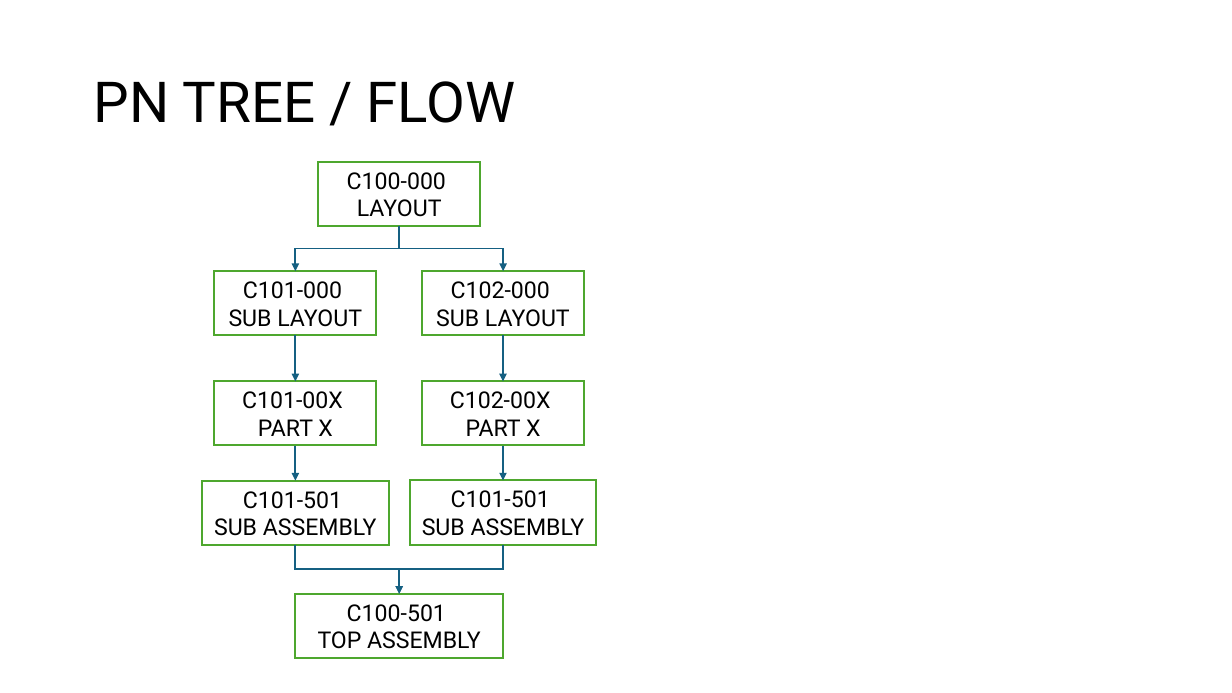
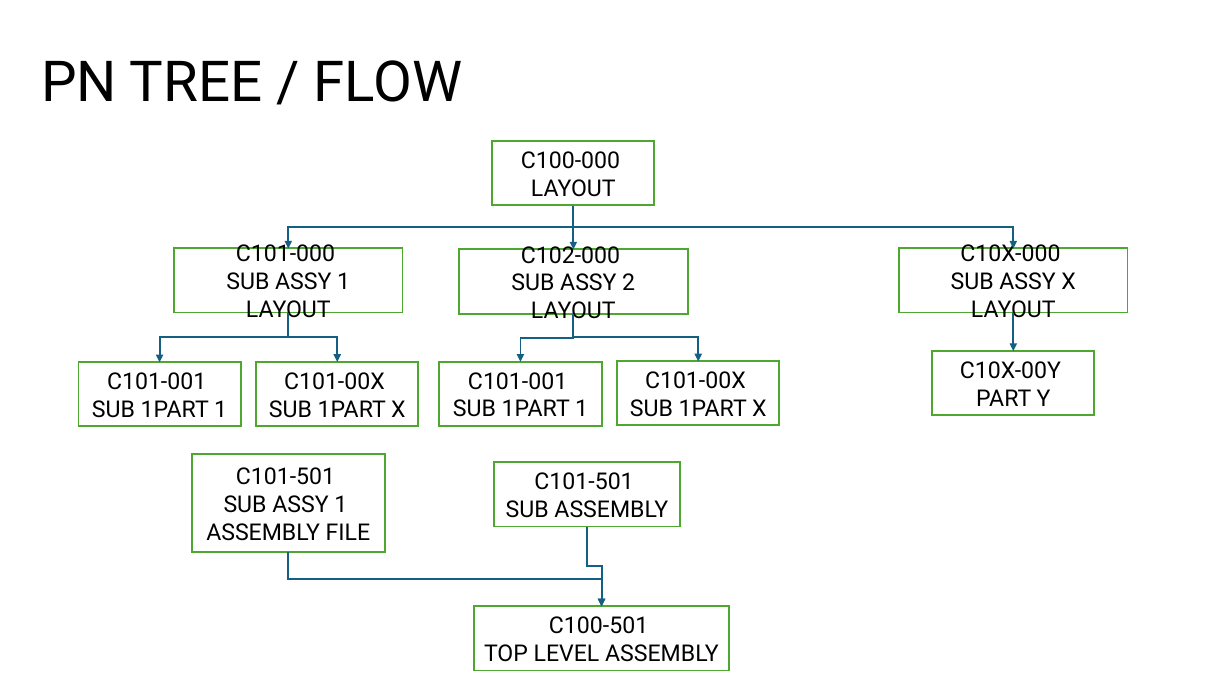
Before and after one commit to matt-lewton9/ME-463-Can-Crusher, a slide deck: slide 7 of So you want to Cad a part.pptx. Drawn at 1232x693 pixels with LibreOffice and Linux fonts; fonts in the diff are those of the drawing. Boxes give left, top, right and bottom in pixels: in the first picture for what was removed or moved away, otherwise in the second. Text is boxed around its words. In the diff, an @@ line names an element or a change of style, - is before the commit and + after.

```diff
--- a/So you want to Cad a part.pptx
+++ b/So you want to Cad a part.pptx
@@ title "PN TREE / FLOW": place and size @@
-title "PN TREE / FLOW" at (94,81,516,123)
+title "PN TREE / FLOW" at (41,60,463,102)
@@ rectangle "C100-000": place and size @@
-rectangle "C100-000" at (318,162,480,226)
+rectangle "C100-000" at (493,141,654,205)
@@ elbow arrow moved from (399, 226) - (296, 271) to (574, 205) - (288, 249) @@
@@ arrow moved from (503, 335) - (503, 382) to (574, 205) - (574, 250) @@
@@ elbow arrow added from (574, 205) to (1014, 249), #156082 1.5 pt @@
@@ rectangle "C101-000": place and size @@
-rectangle "C101-000" at (214,271,376,335)
+rectangle "C101-000" at (174,249,402,312)
@@ rectangle "C102-000": place and size @@
-rectangle "C102-000" at (422,271,584,335)
+rectangle "C102-000" at (459,250,688,313)
@@ rectangle added at (899,249,1128,312), fill #FFFFFF, outline #4EA72E 1.5 pt, 18 pt, text #000000 @@
+C10X-000
+SUB ASSY X LAYOUT
@@ text in rectangle at (226,272,350,322): text changed @@
-SUB LAYOUT
+SUB ASSY 1 LAYOUT
@@ text in rectangle at (511,273,635,323): text changed @@
-SUB LAYOUT
+SUB ASSY 2 LAYOUT
@@ elbow arrow added from (288, 312) to (160, 362), #156082 1.5 pt @@
@@ elbow arrow added from (288, 312) to (337, 362), #156082 1.5 pt @@
@@ elbow arrow added from (574, 313) to (520, 361), #156082 1.5 pt @@
@@ elbow arrow moved from (399, 226) - (503, 271) to (574, 313) - (699, 361) @@
@@ arrow moved from (296, 445) - (296, 481) to (1014, 312) - (1014, 351) @@
@@ arrow removed from (296, 335) to (296, 382) @@
@@ rectangle added at (933,351,1094,415), fill #FFFFFF, outline #4EA72E 1.5 pt, 18 pt, text #000000 @@
+C10X-00Y
+PART Y
@@ rectangle added at (79,362,240,426), fill #FFFFFF, outline #4EA72E 1.5 pt, 18 pt, text #000000 @@
+C101-001
+SUB 1PART 1
@@ rectangle "C101-00X": place and size @@
-rectangle "C101-00X" at (214,382,376,445)
+rectangle "C101-00X" at (256,362,418,426)
@@ rectangle removed at (422,382,584,445) @@
-C102-00X
-PART X
@@ rectangle added at (440,361,602,425), fill #FFFFFF, outline #4EA72E 1.5 pt, 18 pt, text #000000 @@
+C101-001
+SUB 1PART 1
@@ rectangle added at (617,361,779,425), fill #FFFFFF, outline #4EA72E 1.5 pt, 18 pt, text #000000 @@
+C101-00X
+SUB 1PART X
@@ text in rectangle at (269,400,405,418): text changed @@
-PART X
+SUB 1PART X
@@ arrow removed from (503, 445) to (503, 481) @@
@@ rectangle "C101-501": place and size @@
-rectangle "C101-501" at (202,481,389,544)
+rectangle "C101-501" at (191,455,384,553)
@@ rectangle "C101-501": place and size @@
-rectangle "C101-501" at (410,481,597,544)
+rectangle "C101-501" at (494,462,680,526)
@@ text in rectangle at (206,495,371,541): text changed @@
-SUB ASSEMBLY
+SUB ASSY 1
+ASSEMBLY FILE
@@ elbow arrow moved from (503, 544) - (399, 594) to (587, 527) - (602, 606) @@
@@ elbow arrow moved from (296, 545) - (399, 594) to (288, 553) - (602, 606) @@
@@ rectangle "C100-501": place and size @@
-rectangle "C100-501" at (296,594,504,658)
+rectangle "C100-501" at (474,606,729,670)
@@ text in rectangle at (484,644,719,662): text changed @@
-TOP ASSEMBLY
+TOP LEVEL ASSEMBLY
```
Also in this commit, not shown: 6 slides added, 10 other files.
